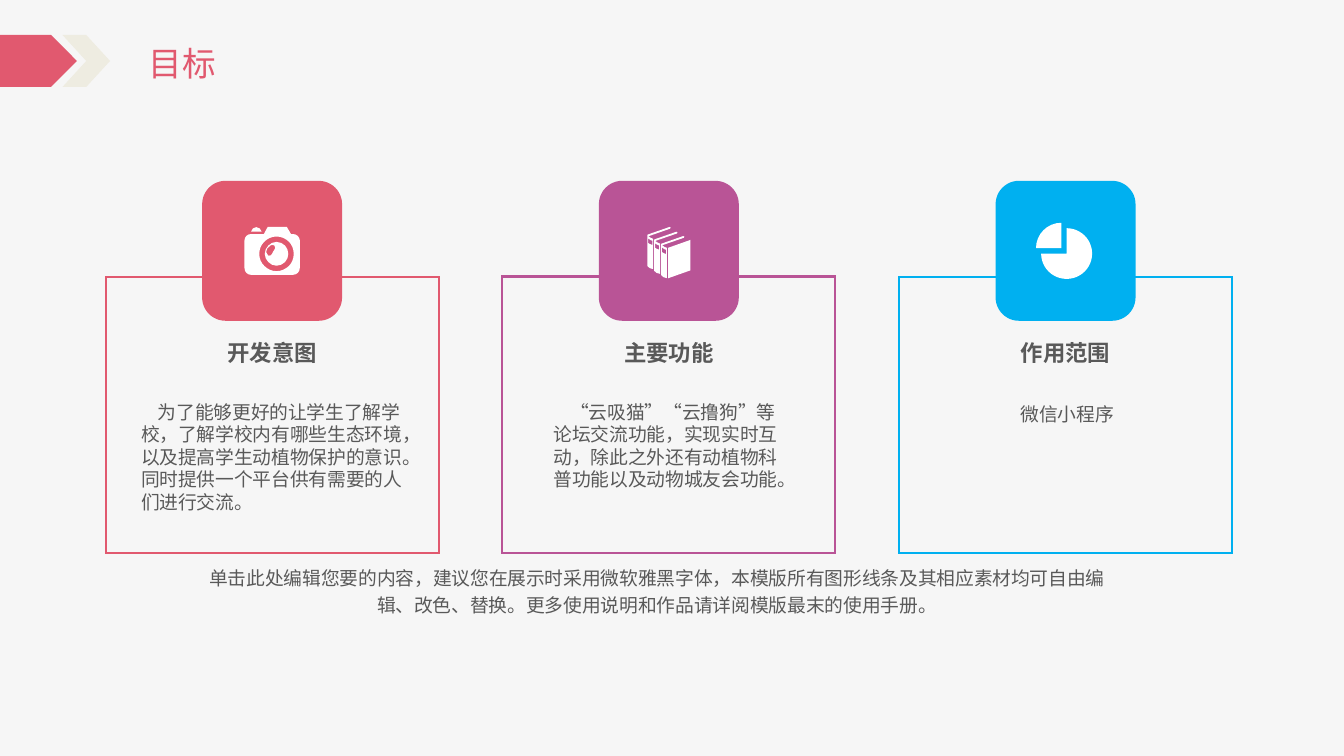
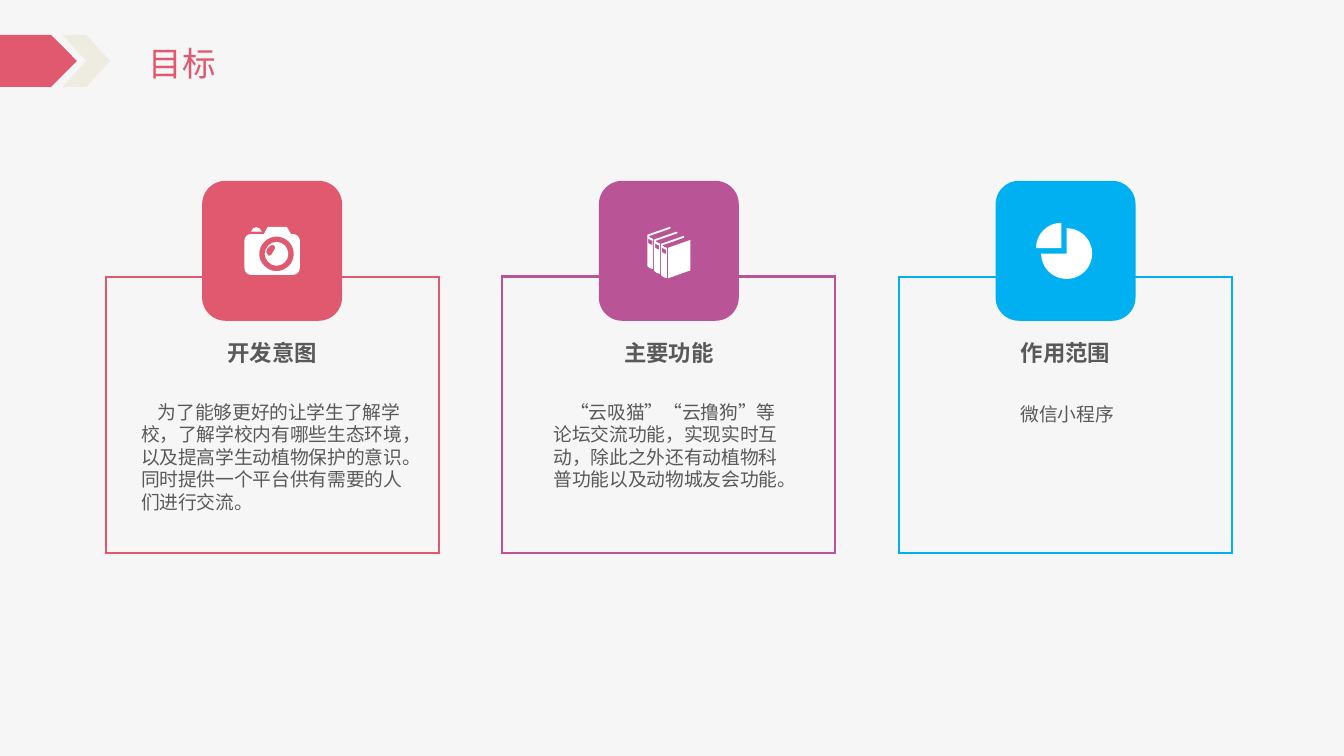
Before and after one commit to Katashixz/ZUCCbiosphere, a slide deck: slide 7 of 软件需求规格说明/SE2021-G005-软件需求说明.pptx. Drawn at 1344x756 pixels with LibreOffice and Linux fonts; fonts in the diff are those of the drawing. Boxes give left, top, right and bottom in pixels: in the first picture for what was removed or moved away, otherwise in the second. Text is boxed around its words. In the diff, an @@ line names an element or a change of style, - is before the commit and + after.

```diff
--- a/软件需求规格说明/SE2021-G005-软件需求说明.pptx
+++ b/软件需求规格说明/SE2021-G005-软件需求说明.pptx
@@ text removed at (209, 569, 1105, 614) @@
-单击此处编辑您要的内容，建议您在展示时采用微软雅黑字体，本模版所有图形线条及其相应素材均可自由编辑、改色、替换。更多使用说明和作品请详阅模版最末的使用手册。
```
Also in this commit, not shown: 2 other slides changed, 4 other files.
